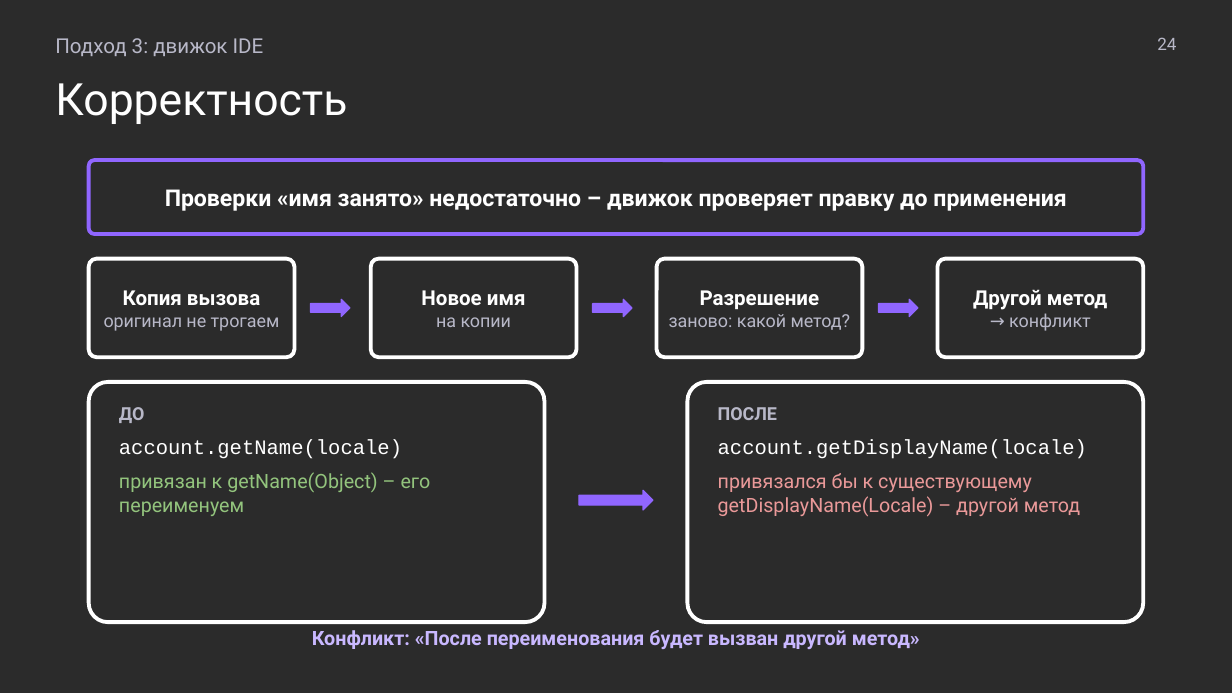
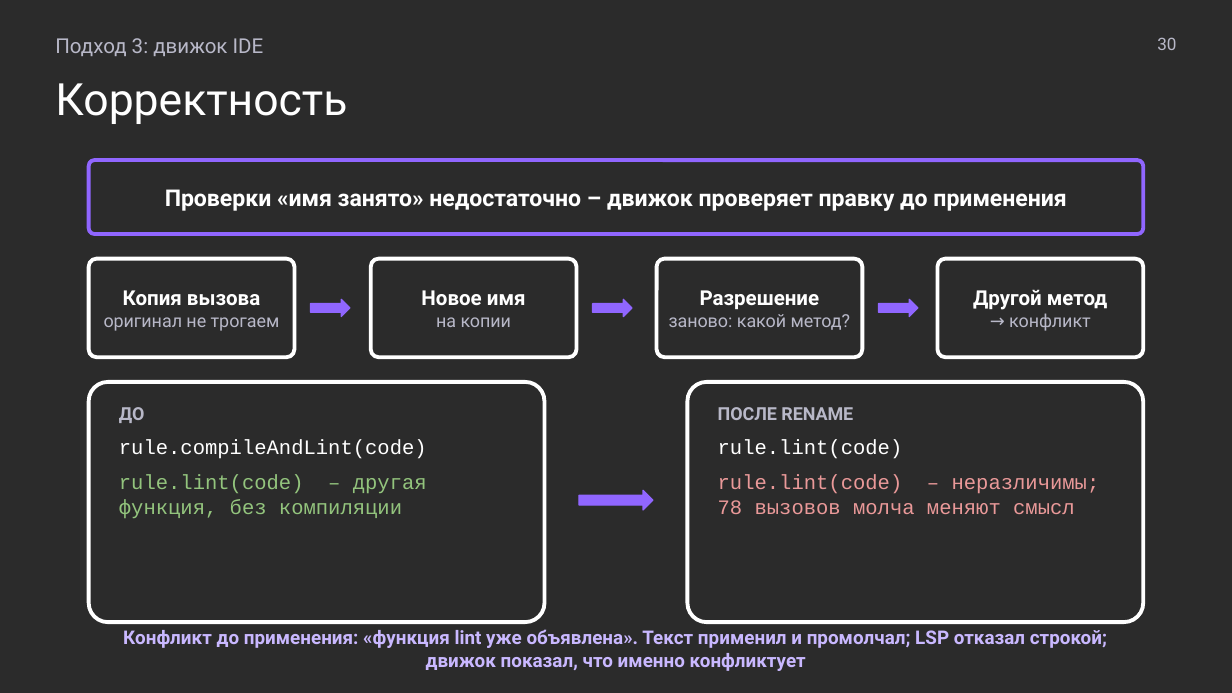
Before and after one commit to MchKosticyn/ide-refactoring-in-ai-agents, a slide deck: slide 30 of Доклад_ Рефакторинг в ИИ-агентах.pptx (slide 24 before the commit). Drawn at 1232x693 pixels with LibreOffice and Linux fonts; fonts in the diff are those of the drawing; background and template pictures are left out; a plain dark background stands for a picture behind light text. Boxes give left, top, right and bottom in pixels: in the first picture for what was removed or moved away, otherwise in the second. Text is boxed around its words. In the diff, an @@ line names an element or a change of style, - is before the commit and + after.

```diff
--- a/Доклад_ Рефакторинг в ИИ-агентах.pptx
+++ b/Доклад_ Рефакторинг в ИИ-агентах.pptx
@@ text at (1157, 37, 1176, 50): text changed @@
-24
+30
@@ text in rounded rectangle at (718, 407, 1100, 514): text changed; size 11.5 to 12 pt; font Roboto to Courier New @@
-ПОСЛЕ
-account.getDisplayName(locale)
-привязался бы к существующему getDisplayName(Locale) – другой метод
+ПОСЛЕ RENAME
+rule.lint(code)
+rule.lint(code) – неразличимы; 78 вызовов молча меняют смысл
@@ text in rounded rectangle at (119, 440, 427, 518): text changed; size 11.5 to 12 pt; font Roboto to Courier New @@
-account.getName(locale)
-привязан к getName(Object) – его переименуем
+rule.compileAndLint(code)
+rule.lint(code) – другая функция, без компиляции
@@ text at (123, 629, 1107, 671): text changed; size 11.5 to 11 pt @@
-Конфликт: «После переименования будет вызван другой метод»
+Конфликт до применения: «функция lint уже объявлена». Текст применил и промолчал; LSP отказал строкой; движок показал, что именно конфликтует
```
Also in this commit, not shown: 20 other slides changed, 18 slides added, 12 slides removed, 2 other files.
